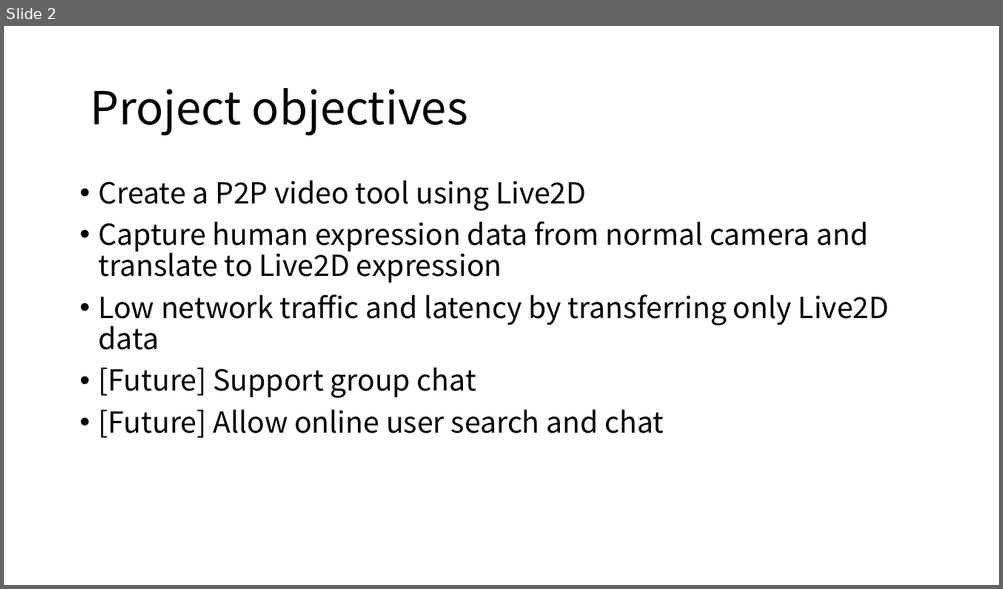
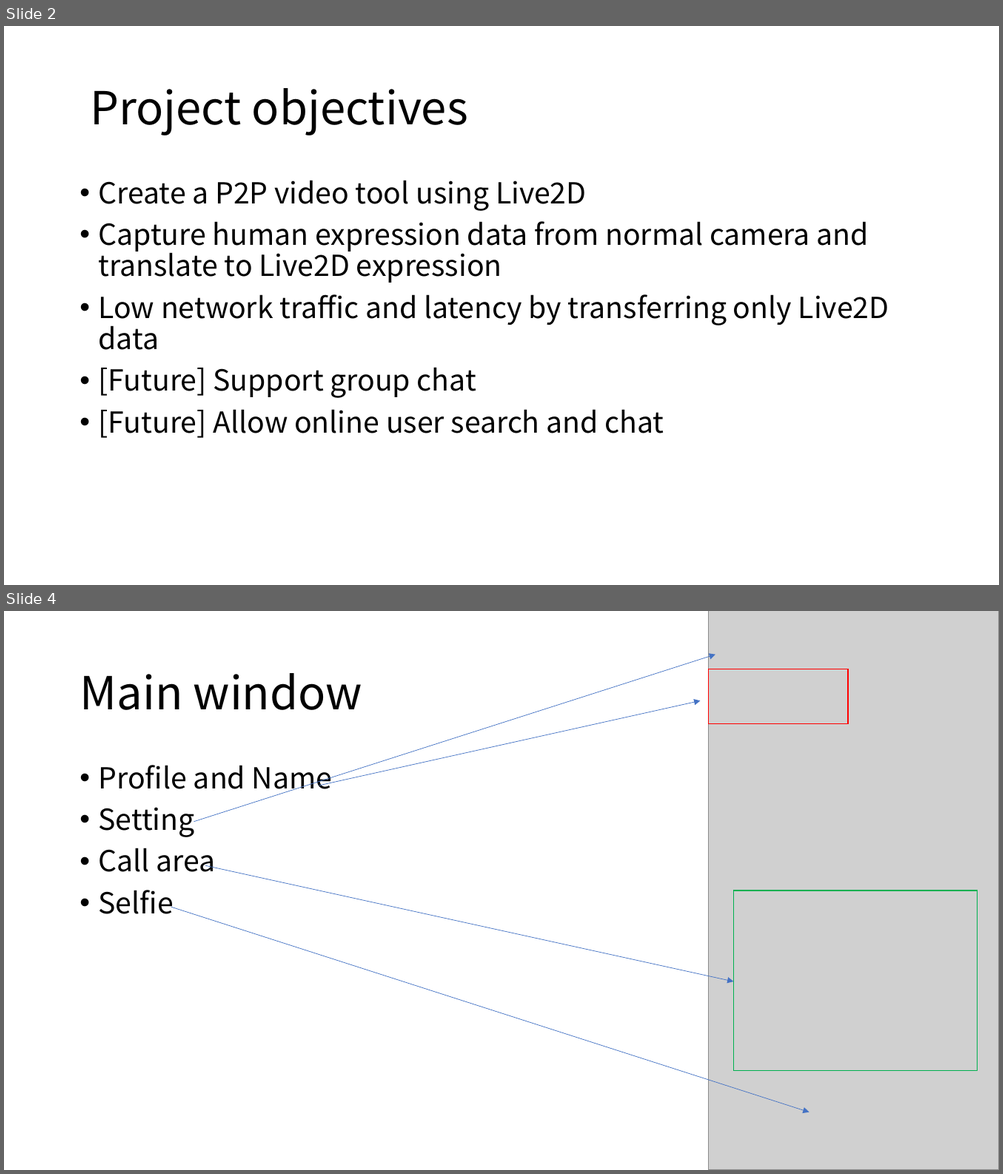
Before and after one commit to Luke-lujunxian/Live2D_VideoChat, a slide deck: Project Description.pptx. Shown one above the other, each under a label of ours: slide 2 before the commit, slides 2 and 4 after it; the slides between them are not shown. The pictures are 1003x589 and 1003x1174 pixels, drawn with LibreOffice and Linux fonts; fonts in the diff are those of the drawing; grey boxes stand for pictures. Boxes give left, top, right and bottom in pixels: in the first picture for what was removed or moved away, otherwise in the second. Text is boxed around its words. In the diff, an @@ line names an element or a change of style, - is before the commit and + after.

```diff
--- a/Project Description.pptx
+++ b/Project Description.pptx
@@ slide 4 added at (4, 611, 999, 1170), background #FFFFFF @@
@@ picture added at (708, 611, 999, 1170) @@
@@ arrow added from (193, 822) to (715, 654), #4472C4 0.5 pt @@
@@ title added at (79, 673, 363, 710), 44 pt, text #000000 @@
+Main window
@@ rectangle added at (708, 669, 848, 724), outline #FF0000 1 pt @@
@@ arrow added from (318, 786) to (700, 701), #4472C4 0.5 pt @@
@@ text added at (99, 765, 332, 914), 28 pt, text #000000 @@
+• Profile and Name
+• Setting
+• Call area
+• Selfie
@@ arrow added from (205, 866) to (734, 982), #4472C4 0.5 pt @@
@@ rectangle added at (734, 891, 977, 1071), outline #00B050 1 pt @@
@@ arrow added from (171, 907) to (809, 1113), #4472C4 0.5 pt @@
```
Also in this commit, not shown: 4 slides changed, 6 other slides added, 1 slide removed.
